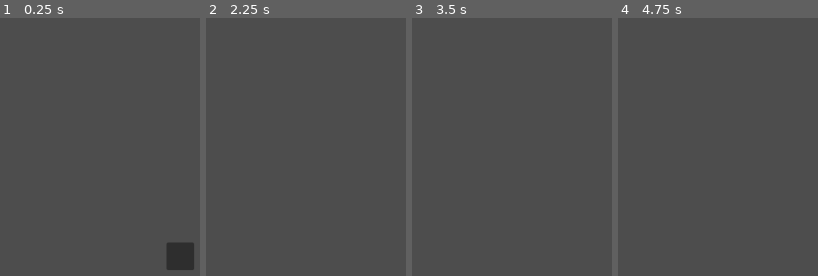
Above: before the commit, frames 1-4 (left to right).
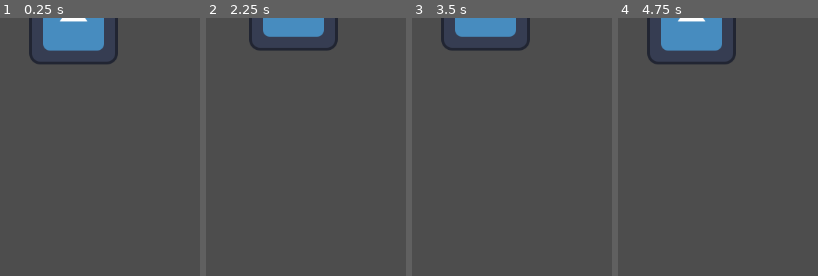
Above: after the commit, the same moments.

Repository: Mohammed-Kapiel/Vuno-The-Adventureers-Log
Game: Godot game, scene res://Scenes/level_test.tscn
The game is run twice, just before and just after one commit, with the same random seed, the same clock (stepped at 60 frames per second) and the same inputs. The engine's default icon, where the game draws it, is replaced by a stand-in: a white triangle on a blue panel in a dark square.
Inputs (mouse positions are in pixels of both pictures, inside the frame that each line leads up to):
- Up to frame 1 (0.25 s): no input
- Up to frame 2 (2.25 s): tap Enter at 0.5, 2 s; move the mouse to (outside the picture) at 0.52 s; click (outside the picture) at 0.6 s; tap Space at 1.25 s; move the mouse to (212, 265) at 1.27 s; tap S (move_camera_down) at 1.35 s; click (212, 265) at 1.55 s; move the mouse to (outside the picture) at 2.02 s; tap A (move_camera_left) at 2.1 s
- Up to frame 3 (3.5 s): click (outside the picture) at 2.3 s; tap Space at 2.75 s; move the mouse to (outside the picture) at 2.77 s; tap D (move_camera_right) at 2.85 s; click (outside the picture) at 3.05 s
- Up to frame 4 (4.75 s): tap Enter at 3.5 s; move the mouse to (outside the picture) at 3.52 s; tap W (move_camera_up) at 3.6 s; click (outside the picture) at 3.8 s; tap Space at 4.25 s; move the mouse to (outside the picture) at 4.27 s; click (outside the picture) at 4.35 s

The runs differ from the first frame. In frame 1, 6.3% of the frame differs, in the area x 14-97%, y 0-98%; in frame 2, 3.2%; in frame 3, 3.2%; in frame 4, 4.8%.

Commit message:
UI Bug fix

Diff:
--- a/Managers/Camera/camera_controller.gd
+++ b/Managers/Camera/camera_controller.gd
@@ -25,6 +25,9 @@
 
 signal start_move_selection
 signal area_selected
+
+func _ready():
+	draw_area(false)
 
 func _input(event):
 	if(event.is_action("zoom_camera_in")):
@@ -87,10 +90,9 @@
 func draw_area(is_drawn:bool):
 	if is_drawn:
 		selection_area_rect.size = abs(mouse_start_vector - mouse_end_vector)
+		var pos = Vector2()
+		pos.x = min(mouse_start_vector.x, mouse_end_vector.x)
+		pos.y = min(mouse_start_vector.y, mouse_end_vector.y)
+		selection_area_rect.position = pos
 	else:
 		selection_area_rect.size = Vector2(0, 0)
-
-	var pos = Vector2()
-	pos.x = min(mouse_start_vector.x, mouse_end_vector.x)
-	pos.y = min(mouse_start_vector.y, mouse_end_vector.y)
-	selection_area_rect.position = pos
--- a/Managers/Camera/camera_controller.tscn
+++ b/Managers/Camera/camera_controller.tscn
@@ -5,14 +5,8 @@
 [node name="Camera Controller" type="CharacterBody2D" node_paths=PackedStringArray("selection_area_rect")]
 motion_mode = 1
 script = ExtResource("1_cahwp")
-selection_area_rect = NodePath("Panel")
+selection_area_rect = NodePath("")
 selection_dead_zone = 20.0
-
-[node name="Panel" type="Panel" parent="."]
-offset_left = 574.0
-offset_top = 322.0
-offset_right = 614.0
-offset_bottom = 362.0
 
 [node name="Main Camera" type="Camera2D" parent="."]
 position = Vector2(574, 322)
--- /dev/null
+++ b/Scenes/hud.tscn
@@ -0,0 +1,12 @@
+[gd_scene load_steps=2 format=3 uid="uid://brig5ceet5vng"]
+
+[ext_resource type="PackedScene" uid="uid://j1gdngxs0vdd" path="res://Managers/Camera/camera_controller.tscn" id="1_f3xhx"]
+
+[node name="HUD" type="CanvasLayer"]
+
+[node name="Camera Controller" parent="." node_paths=PackedStringArray("selection_area_rect") instance=ExtResource("1_f3xhx")]
+selection_area_rect = NodePath("../Panel")
+
+[node name="Panel" type="Panel" parent="."]
+offset_right = 100.0
+offset_bottom = 100.0
--- a/Scenes/level_test.tscn
+++ b/Scenes/level_test.tscn
@@ -1,13 +1,12 @@
 [gd_scene load_steps=3 format=3 uid="uid://do20j54t67i77"]
 
-[ext_resource type="PackedScene" uid="uid://j1gdngxs0vdd" path="res://Managers/Camera/camera_controller.tscn" id="1_2xe5c"]
+[ext_resource type="PackedScene" uid="uid://brig5ceet5vng" path="res://Scenes/hud.tscn" id="2_k0u8l"]
 [ext_resource type="Texture2D" uid="uid://dulv2gfgrfins" path="res://icon.svg" id="2_m7k2a"]
 
 [node name="Level Test" type="Node2D"]
 
-[node name="Camera Controller" parent="." instance=ExtResource("1_2xe5c")]
-position = Vector2(177, 92)
-
 [node name="Icon" type="Sprite2D" parent="."]
 position = Vector2(440, 1)
 texture = ExtResource("2_m7k2a")
+
+[node name="HUD" parent="." instance=ExtResource("2_k0u8l")]
